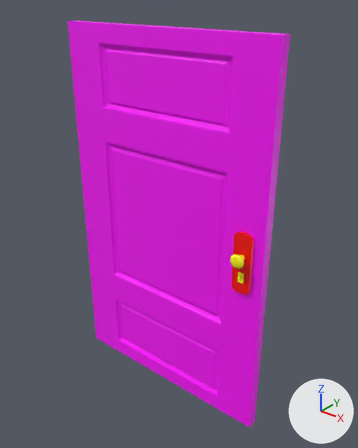
The FBX model Game Production-Project 2/Assets/Josh Models/Imports/Door_A.fbx: old version first, new version second.
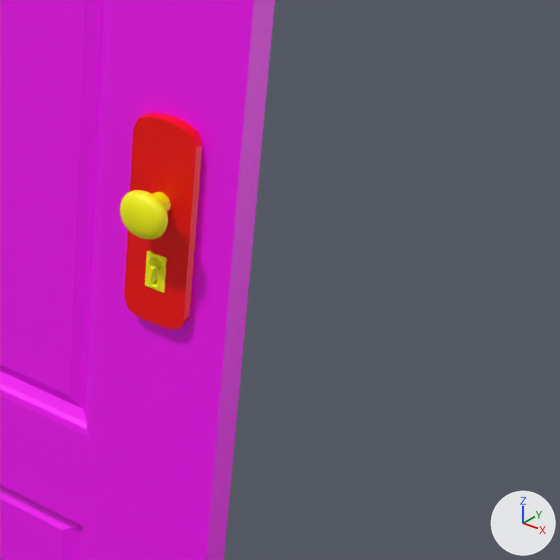
Each version is shown whole from a 50 mm lens placed at (2.29, -1.92, 2.33), pointed at (0.7, 0.06, 1.1), then close up on the part from 55% to 100% of the width and 44% to 81% of the height. The axes (+X, +Y, +Z) are drawn at lower right. The lights are the same throughout. Where no turn or scale is listed for an object, it has been applied to the vertices. Vertices at the same position are counted once.

Names of what the first close-up shows: 'Door', 'DoorLock', 'Handle'.
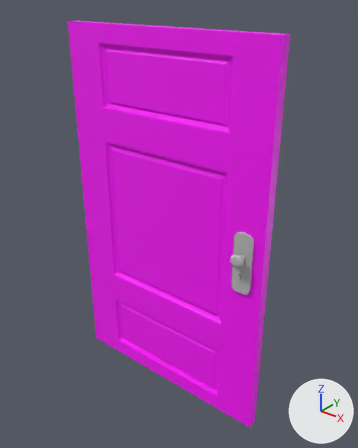
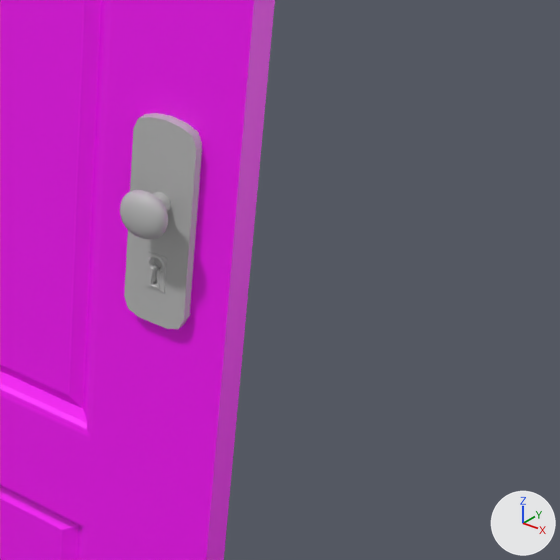
Boxes (x1, y1, x2, y2) around the edits, measured in the close-ups (560 x 560 px):
```json
{"object": "Handle", "change": "recoloured", "before": [120, 190, 171, 240], "after": [120, 190, 171, 240], "on screen": "yellow to grey"}
{"part": 1, "of": "me_mesh_002", "change": "recoloured", "before": [124, 113, 202, 329], "after": [124, 113, 202, 329], "on screen": "red to grey"}
{"part": 2, "of": "me_mesh_002", "change": "recoloured", "before": [145, 251, 167, 293], "after": [145, 251, 167, 293], "on screen": "yellow to grey"}
```

Edits to the scene script, one JSON object a line:
```json
{"op": "add", "block": "mat_lambert10", "code": ["mat_lambert10 = principled_material('lambert10')", "mat_lambert10.base_color = (0.5, 0.5, 0.5)  # grey #bcbcbc"]}
{"block": "me_mesh_002", "where": "me_mesh_002.from_pydata(...)  # 293 vertices, 317 faces; spans x -0.052..0.052, y -0.012..0.012, z -0.17..0.17"}
{"block": "me_mesh_002", "where": "# used by ob_doorlock; location = (1.187, -0.038, 1.067)"}
{"block": "me_mesh_002", "change": "me_mesh_002 part 1: all 38 faces that had it switch from mat_lambert2 (red #ff0000) to mat_lambert10 (grey #bcbcbc)"}
{"block": "me_mesh_002", "change": "me_mesh_002 part 2: all 279 faces that had it switch from mat_lambert3 (yellow #ffff00) to mat_lambert10 (grey #bcbcbc)"}
{"block": "me_mesh_001", "where": "me_mesh_001.from_pydata(...)  # 393 vertices, 384 faces; spans x -0.0384..0.0384, y -0.0332..0.0332, z -0.0369..0.0369"}
{"op": "remove", "block": "me_mesh_001", "code": "me_mesh_001.materials.append(mat_lambert3)  # yellow #ffff00"}
{"op": "add", "block": "me_mesh_001", "code": "me_mesh_001.materials.append(mat_lambert10)  # grey #bcbcbc"}
```
